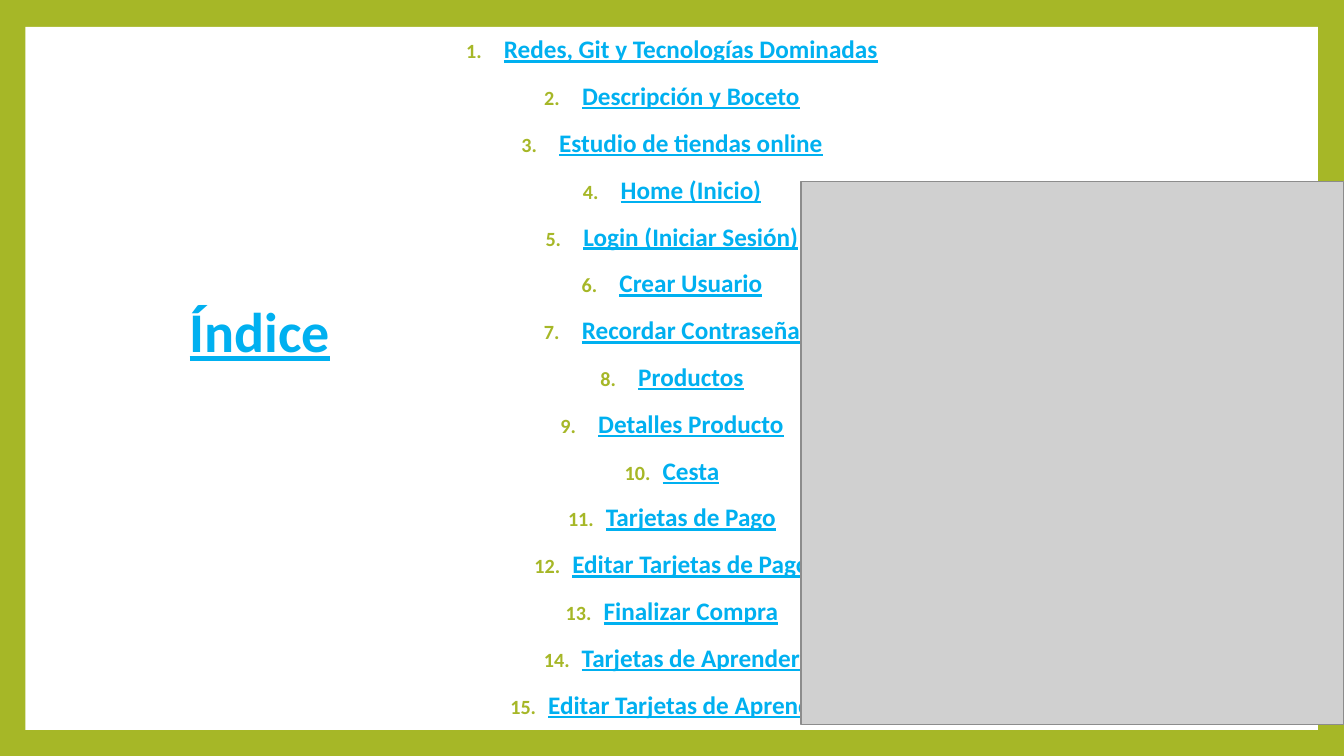
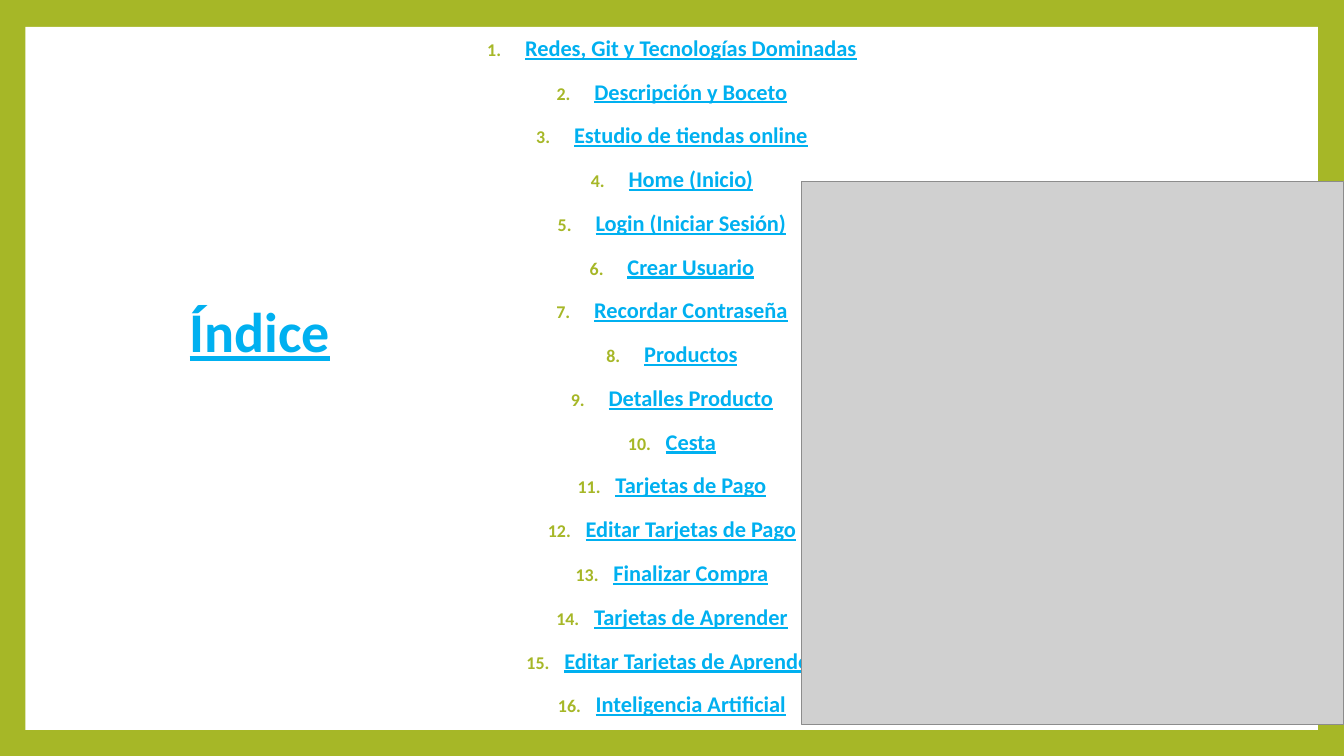
Before and after one commit to DavidCorredorMiguel/proyectogrupo2, a slide deck: slide 2 of Presentacion Tech Learn.pptx. Drawn at 1344x756 pixels with LibreOffice and Linux fonts; fonts in the diff are those of the drawing; grey boxes stand for pictures. Boxes give left, top, right and bottom in pixels: in the first picture for what was removed or moved away, otherwise in the second. Text is boxed around its words. In the diff, an @@ line names an element or a change of style, - is before the commit and + after.

```diff
--- a/Presentacion Tech Learn.pptx
+++ b/Presentacion Tech Learn.pptx
@@ text at bbox=[525, 40, 857, 675]: size 18 to 16 pt @@
@@ text at bbox=[596, 696, 785, 716]: paragraph added @@
+16. Inteligencia Artificial
```
Also in this commit, not shown: 20 other slides changed, 6 slides added, 6 other files.
